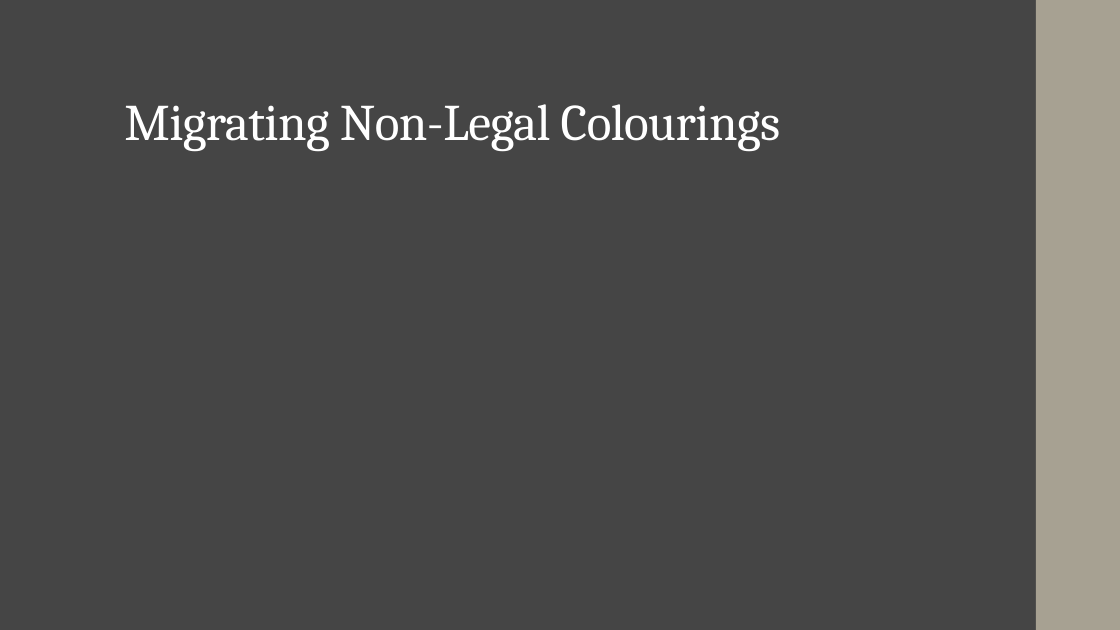
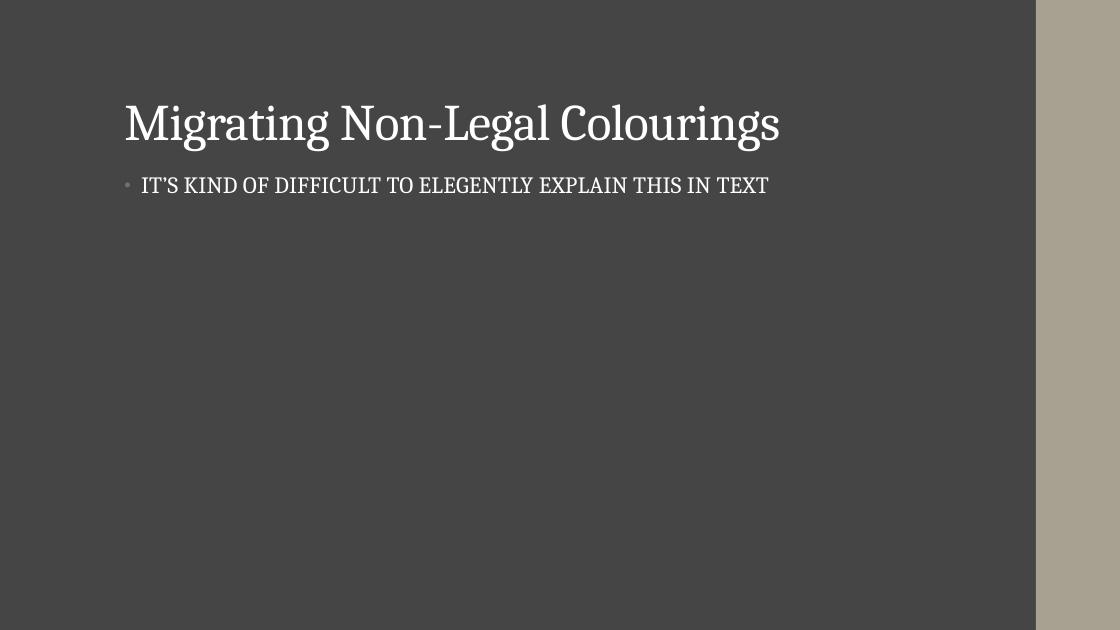
Before and after one commit to jwhowes/project, a slide deck: slide 20 of Presentation_1.pptx (slide 21 before the commit). Drawn at 1120x630 pixels with LibreOffice and Linux fonts; fonts in the diff are those of the drawing. Boxes give left, top, right and bottom in pixels: in the first picture for what was removed or moved away, otherwise in the second. Text is boxed around its words. In the diff, an @@ line names an element or a change of style, - is before the commit and + after.

Commit message:
Added some slides

```diff
--- a/Presentation_1.pptx
+++ b/Presentation_1.pptx
@@ text added at (x1=141, y1=177, x2=769, y2=193), 20 pt, text #FFFFFF @@
+• IT’S KIND OF DIFFICULT TO ELEGENTLY EXPLAIN THIS IN TEXT
```
Also in this commit, not shown: 2 other slides changed, 1 slide added, 2 slides removed.
